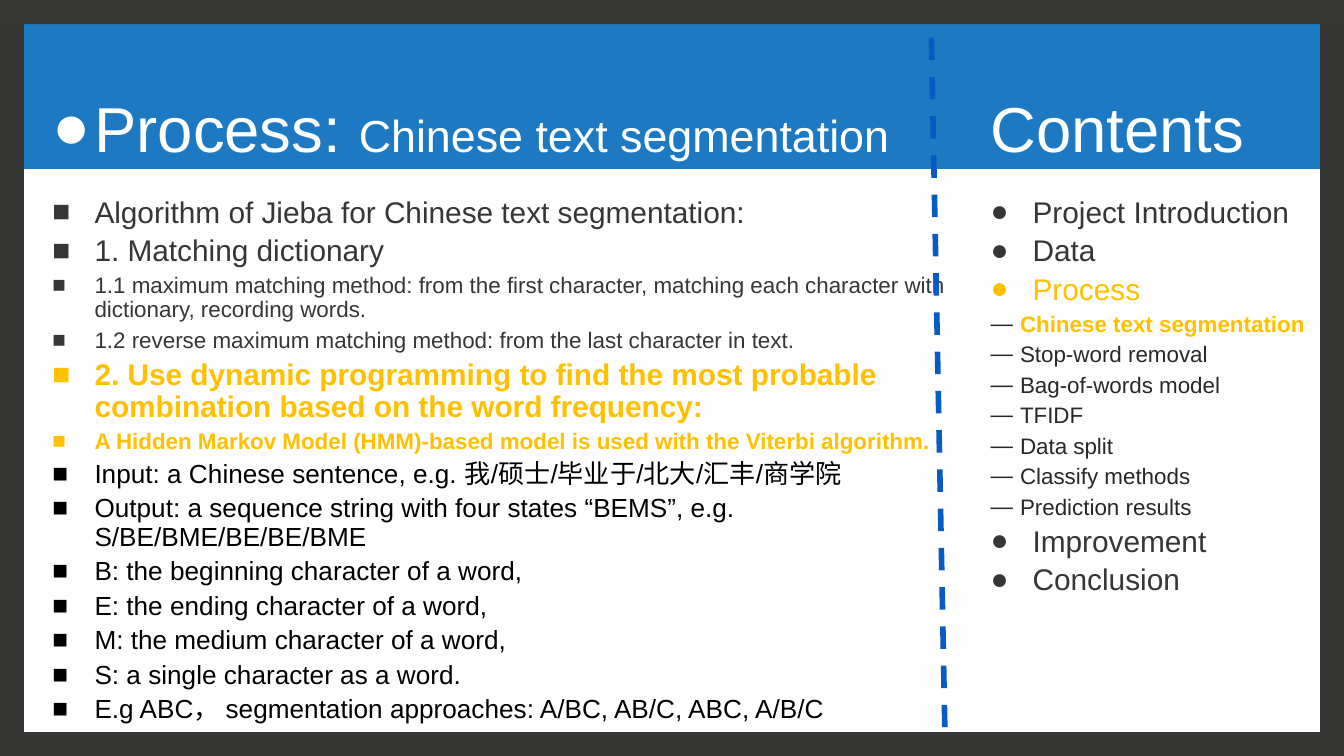
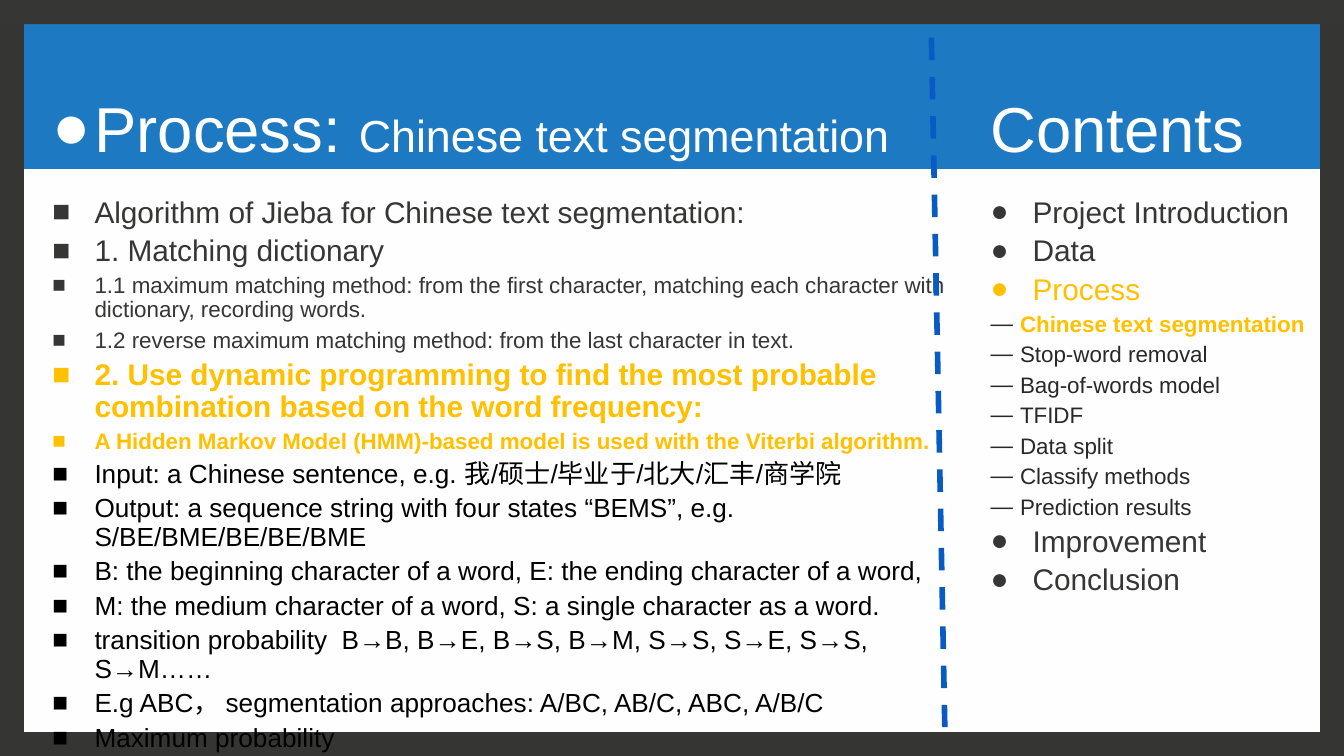
Before and after one commit to renee-wangyu/2016.M3.TQF-ML.HotelReviewSentiment, a slide deck: slide 8 of pre_wangyu.pptx. Drawn at 1344x756 pixels with LibreOffice and Linux fonts; fonts in the diff are those of the drawing. Boxes give left, top, right and bottom in pixels: in the first picture for what was removed or moved away, otherwise in the second. Text is boxed around its words. In the diff, an @@ line names an element or a change of style, - is before the commit and + after.

Commit message:
pre

```diff
--- a/pre_wangyu.pptx
+++ b/pre_wangyu.pptx
@@ text at [95,201,945,718]: paragraph added @@
+  ■ Maximum probability
@@ text at [95,561,922,679]: text changed @@
-  ■ B: the beginning character of a word,
-  ■ E: the ending character of a word,
-  ■ M: the medium character of a word,
-  ■ S: a single character as a word.
+  ■ B: the beginning character of a word, E: the ending character of a word,
+  ■ M: the medium character of a word, S: a single character as a word.
+  ■ transition probability B→B, B→E, B→S, B→M, S→S, S→E, S→S, S→M……
```
Also in this commit, not shown: 1 other slide changed.
